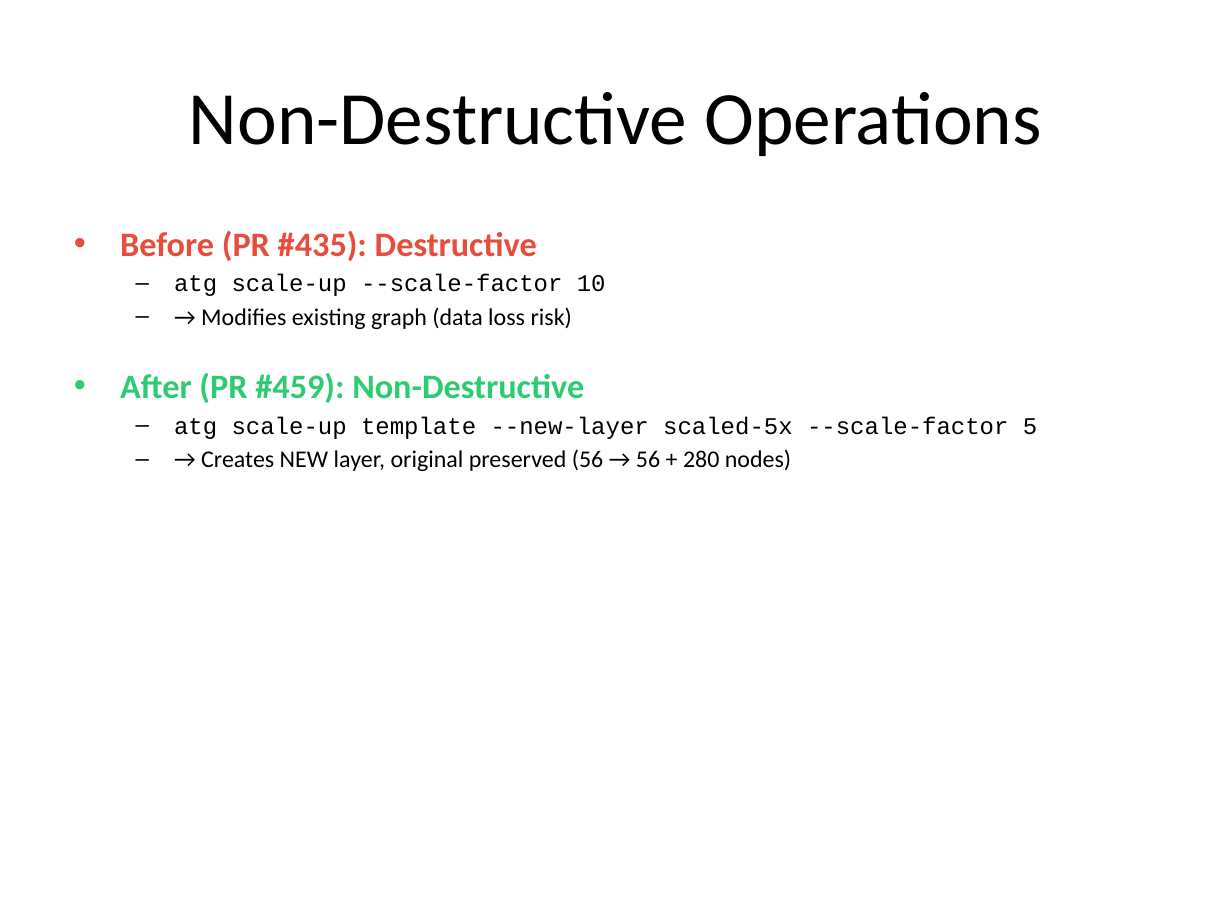
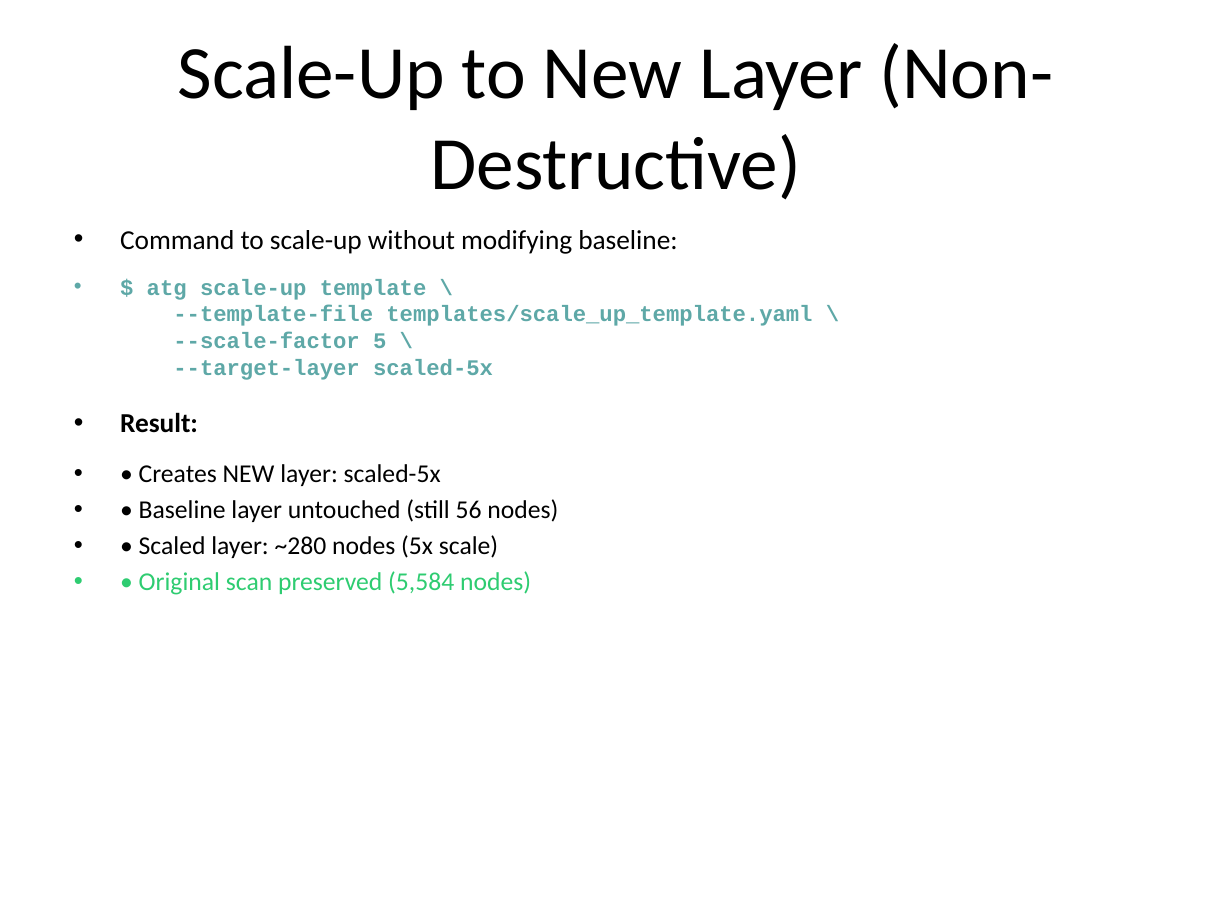
Before and after one commit to rysweet/azure-tenant-grapher, a slide deck: slide 11 of Multi_Layer_Graph_Projections.pptx (slide 13 before the commit). Drawn at 1232x924 pixels with LibreOffice and Linux fonts; fonts in the diff are those of the drawing. Boxes give left, top, right and bottom in pixels: in the first picture for what was removed or moved away, otherwise in the second. Text is boxed around its words. In the diff, an @@ line names an element or a change of style, - is before the commit and + after.

```diff
--- a/Multi_Layer_Graph_Projections.pptx
+++ b/Multi_Layer_Graph_Projections.pptx
@@ title at (177,43,1054,200): text changed @@
-Non-Destructive Operations
+Scale-Up to New Layer (Non-Destructive)
@@ text at (120,230,812,595): text changed; size 14 to 15 pt @@
-• Before (PR #435): Destructive
-  – atg scale-up --scale-factor 10
-  – → Modifies existing graph (data loss risk)
-• After (PR #459): Non-Destructive
-  – atg scale-up template --new-layer scaled-5x --scale-factor 5
-  – → Creates NEW layer, original preserved (56 → 56 + 280 nodes)
+• Command to scale-up without modifying baseline:
+• $ atg scale-up template \
+  --template-file templates/scale_up_template.yaml \
+  --scale-factor 5 \
+  --target-layer scaled-5x
+• Result:
+• • Creates NEW layer: scaled-5x
+• • Baseline layer untouched (still 56 nodes)
+• • Scaled layer: ~280 nodes (5x scale)
+• • Original scan preserved (5,584 nodes)
```
Also in this commit, not shown: 10 other slides changed, 5 slides added, 6 slides removed, 7 other files.
